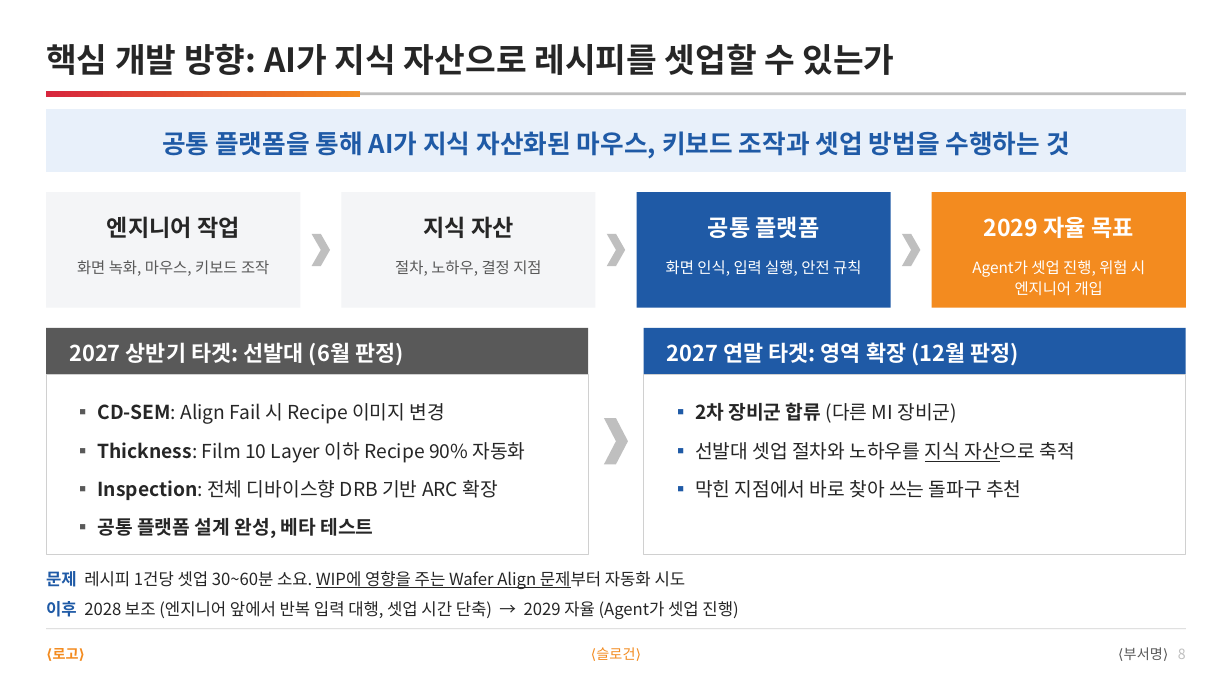
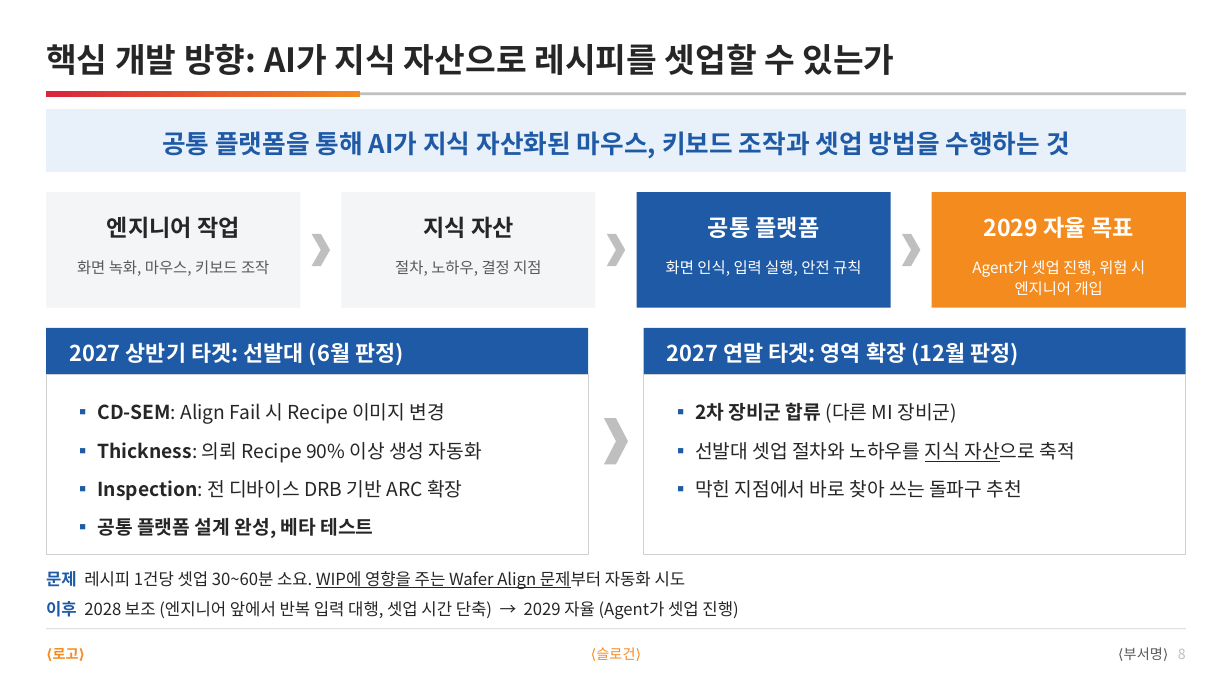
Before and after one commit to DarrenKoi/pm_notes, a slide deck: slide 8 of my-task/arc-tf/deliverables/arc-tf-team-full.pptx. Drawn at 1232x693 pixels with LibreOffice and Linux fonts; fonts in the diff are those of the drawing. Boxes give left, top, right and bottom in pixels: in the first picture for what was removed or moved away, otherwise in the second. Text is boxed around its words. In the diff, an @@ line names an element or a change of style, - is before the commit and + after.

```diff
--- a/my-task/arc-tf/deliverables/arc-tf-team-full.pptx
+++ b/my-task/arc-tf/deliverables/arc-tf-team-full.pptx
@@ rectangle at [46,328,589,374]: fill #595959 to #1F5AA6 @@
@@ text at [98,403,445,538]: text colour #595959 to #1F5AA6 in "▪", "▪" @@
@@ text at [98,442,482,500]: text changed @@
-▪ Thickness: Film 10 Layer 이하 Recipe 90% 자동화
-▪ Inspection: 전체 디바이스향 DRB 기반 ARC 확장
+▪ Thickness: 의뢰 Recipe 90% 이상 생성 자동화
+▪ Inspection: 전 디바이스 DRB 기반 ARC 확장
```
Also in this commit, not shown: 11 other slides changed, 13 other files.
